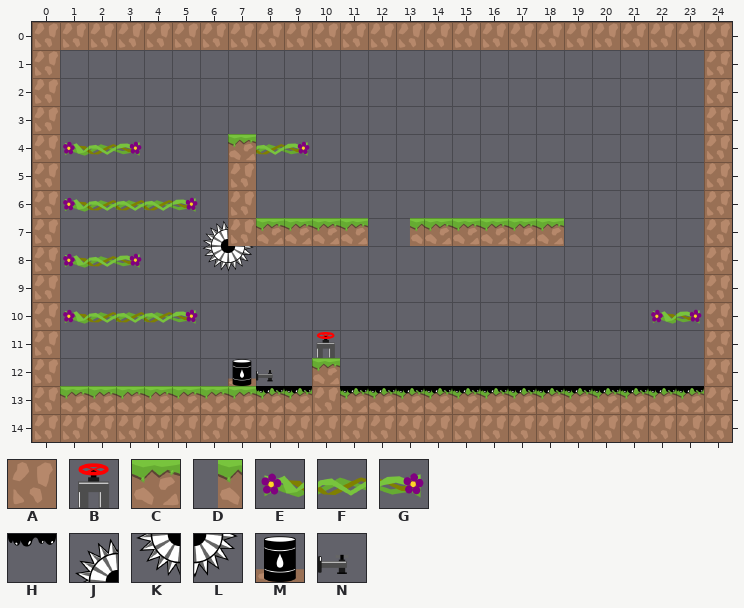
Two states of a Tiled map, android/assets/levels/ins_level_11.tmx. Above is the file before it was changed.
Cells are 128x128 px. Shown: x 0..24, y 0..14.
Key: from "tiles_128x128": A 0, B 10, C 12, D 20, E 21, F 22, G 23; from "tiles_oil_128x128": H 0, J 1, K 11, L 12, M 23, N 24.
_ is an empty cell, # one hidden under a higher layer.
Layer "graphics" before, first column x 0:
 0 AAAAAAAAAAAAAAAAAAAAAAAAA
 1 A_______________________A
 2 A_______________________A
 3 A_______________________A
 4 AEFG___CFG______________A
 5 A______A________________A
 6 AEFFFG_A________________A
 7 A_____JACCCC_DCCCCC_____A
 8 AEFG__KL________________A
 9 A_______________________A
10 AEFFFG________________EGA
11 A_______________________A
12 A_________#_____________A
13 ACCCCCCCCCCCCCCCCCCCCCCCA
14 AAAAAAAAAAAAAAAAAAAAAAAAA
Layer "oil" before, first column x 0:
 0 _________________________
 1 _________________________
 2 _________________________
 3 _________________________
 4 _________________________
 5 _________________________
 6 _________________________
 7 _________________________
 8 _________________________
 9 _________________________
10 _________________________
11 __________B______________
12 _______MN_C______________
13 ________HHAHHHHHHHHHHHHH_
14 _________________________
New version:
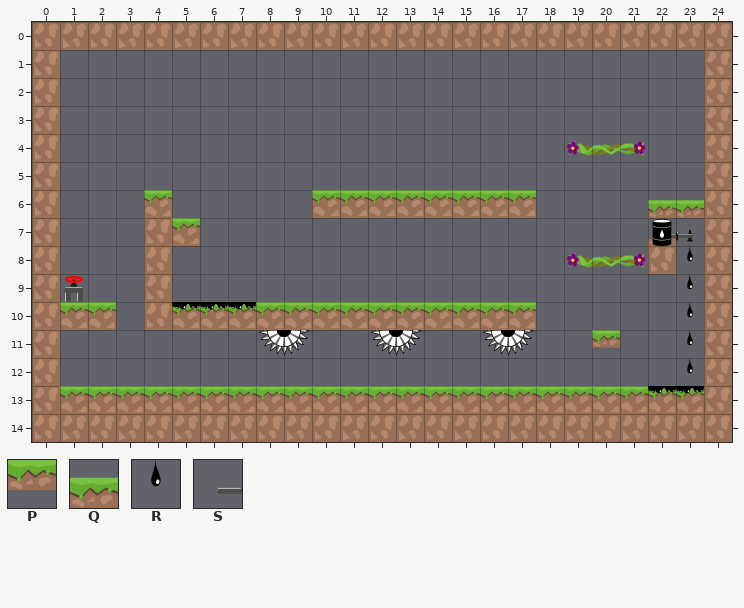
Further tiles: from "tiles_128x128": P 1, Q 29; from "tiles_oil_128x128": R 9, S 20.
The edit:
Layer "graphics":
y 4: x 1..3 EFG -> ___; x 7..9 CFG -> ___; x 19..21 ___ -> EFG
y 5: x 7 A -> _
y 6: x 1..5 EFFFG -> ___C_; x 7 A -> _; x 10..17 ________ -> CCCCCCCC; x 22..23 __ -> QQ
y 7: x 4..11 __JACCCC -> AC______; x 13..18 DCCCCC -> ______; x 22 _ -> S
y 8: x 1..4 EFG_ -> ___A; x 6..7 KL -> __; x 19..22 ____ -> EFGA
y 9: x 1 _ -> B; x 4 _ -> A
y 10: x 1..17 EFFFG____________ -> CC_ACCCCCCCCCCCCC; x 22..23 EG -> __
y 11: x 8..9 __ -> KL; x 12..13 __ -> KL; x 16..17 __ -> KL; x 20 _ -> P
y 12: x 10 # -> _
Layer "oil":
y 7: x 22..23 __ -> MN
y 8..9: x 23 _ -> R
y 10: x 5..7 ___ -> HHH; x 23 _ -> R
y 11: x 10 B -> _; x 23 _ -> R
y 12: x 7..8 MN -> __; x 10 C -> _; x 23 _ -> R
y 13: x 8..21 HHAHHHHHHHHHHH -> ______________
